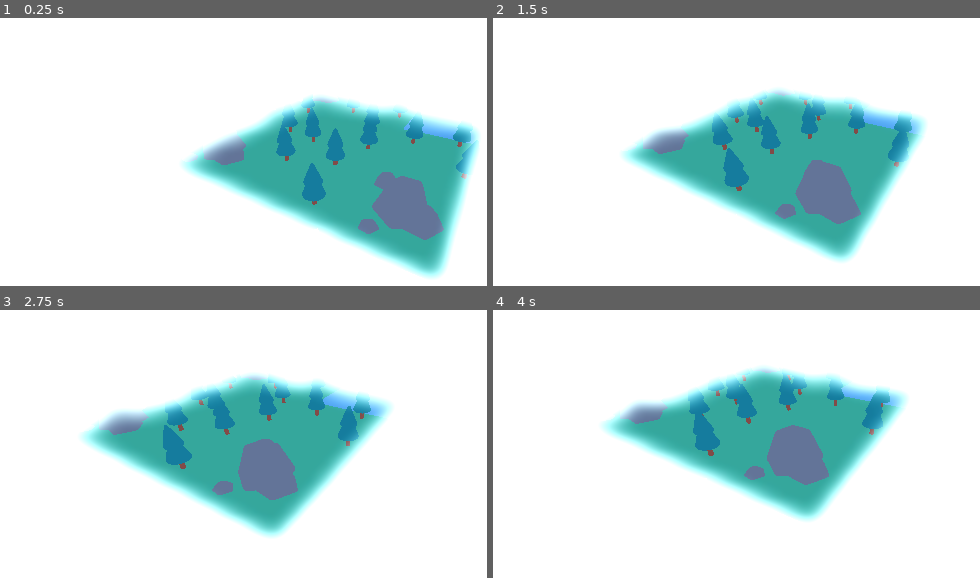
Above: before the commit, frames 1-4 (two rows, left to right).
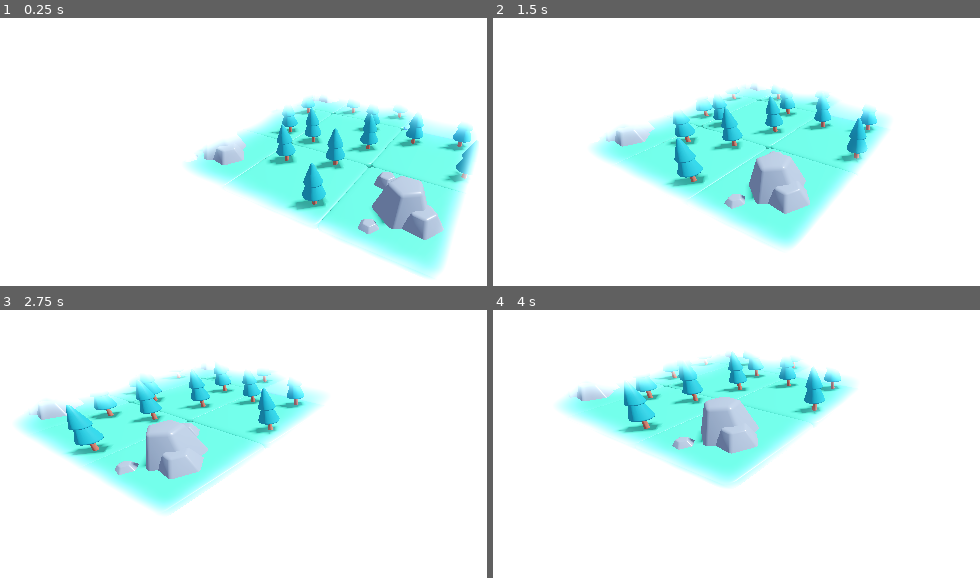
Above: after the commit, the same moments.

Repository: Marsh1173/godot-map-generation-6-24
Game: Godot game, scene res://Main.tscn
The game is run twice, just before and just after one commit, with the same random seed, the same clock (stepped at 60 frames per second) and the same inputs.
Inputs (mouse positions are in pixels of both pictures, inside the frame that each line leads up to):
- Up to frame 1 (0.25 s): no input
- Up to frame 2 (1.5 s): tap Enter at 0.5 s; move the mouse to (outside the picture) at 0.52 s; hold D 0.53-1.25 s; tap Q at 0.6 s; click (outside the picture) at 0.67 s; drag from (668, 224) to (outside the picture) at 1.27 s
- Up to frame 3 (2.75 s): tap Space at 2 s; move the mouse to (413, 395) at 2.02 s; hold D from 2.03 s (still down); tap Q at 2.1 s
- Up to frame 4 (4 s): release D at 2.75 s; drag from (outside the picture) to (590, 427) at 2.77 s; tap Enter at 3.5 s; move the mouse to (outside the picture) at 3.52 s; hold A from 3.53 s (still down); tap Q at 3.6 s

The runs differ from the first frame. In frame 1, 21% of the frame differs, in the area x 37-99%, y 29-97%; in frame 2, 26%; in frame 3, 29%, in the area x 3-81%, y 19-85%; in frame 4, 24%.

Commit message:
Map progress

Diff:
--- a/Main.tscn
+++ b/Main.tscn
@@ -1,6 +1,7 @@
-[gd_scene load_steps=4 format=3 uid="uid://b1yrg7vjufelx"]
+[gd_scene load_steps=6 format=3 uid="uid://b1yrg7vjufelx"]
 
 [ext_resource type="Script" path="res://scripts/map/generate_map.gd" id="1_yc482"]
+[ext_resource type="Script" path="res://scripts/map/map_grid.gd" id="2_u6npk"]
 
 [sub_resource type="Environment" id="Environment_myvd2"]
 background_mode = 1
@@ -38,7 +39,7 @@
 var _velocity = Vector3(0.0, 0.0, 0.0)
 var _acceleration = 30
 var _deceleration = -10
-var _vel_multiplier = 6
+var _vel_multiplier = 10
 
 # Keyboard state
 var _w = false
@@ -132,6 +133,9 @@
 		rotate_object_local(Vector3(1,0,0), deg_to_rad(-pitch))
 "
 
+[sub_resource type="NavigationMesh" id="NavigationMesh_ostge"]
+vertices_per_polygon = 4.0
+
 [node name="Game" type="Node3D"]
 script = ExtResource("1_yc482")
 
@@ -141,3 +145,16 @@
 fov = 79.6308
 script = SubResource("GDScript_4pqxg")
 sensitivity = 0.3
+
+[node name="DirectionalLight3D" type="DirectionalLight3D" parent="."]
+transform = Transform3D(0.688355, 0.569257, 0.449572, 0, -0.619779, 0.784776, 0.725374, -0.540204, -0.426628, 0, 0, 0)
+light_energy = 0.5
+shadow_enabled = true
+directional_shadow_mode = 0
+sky_mode = 1
+
+[node name="Node3D" type="Node3D" parent="."]
+script = ExtResource("2_u6npk")
+
+[node name="NavigationRegion3D" type="NavigationRegion3D" parent="Node3D"]
+navigation_mesh = SubResource("NavigationMesh_ostge")
--- a/project.godot
+++ b/project.godot
@@ -14,3 +14,7 @@
 run/main_scene="res://Main.tscn"
 config/features=PackedStringArray("4.2", "Forward Plus")
 config/icon="res://icon.svg"
+
+[autoload]
+
+UtilEnums="*res://scripts/util_enums.gd"
--- a/scripts/map/generate_map.gd
+++ b/scripts/map/generate_map.gd
@@ -1,6 +1,5 @@
 extends Node3D
 
-enum MapModuleRotation {North, South, East, West}
 enum MapModule {Grass, Mountain, Pond}
 enum GridTerrain {Grass, Water}
 
@@ -49,8 +48,8 @@
 		map.append(col)
 	return map
 
-func get_random_map_module_rotation() -> MapModuleRotation:
-	return randi_range(0, MapModuleRotation.size() - 1)
+func get_random_map_module_rotation() -> UtilEnums.CardinalRotation:
+	return randi_range(0, UtilEnums.CardinalRotation.size() - 1)
 
 func get_random_map_module() -> MapModule:
 	return randi_range(0, MapModule.size() -1)
@@ -64,13 +63,13 @@
 		MapModule.Mountain:
 			return mountain_module_scene
 
-func get_module_rotation(rotation: MapModuleRotation):
+func get_module_rotation(rotation: UtilEnums.CardinalRotation):
 	match rotation:
-		MapModuleRotation.North:
+		UtilEnums.CardinalRotation.North:
 			return 0
-		MapModuleRotation.West:
+		UtilEnums.CardinalRotation.West:
 			return PI / 2
-		MapModuleRotation.South:
+		UtilEnums.CardinalRotation.South:
 			return PI
-		MapModuleRotation.East:
+		UtilEnums.CardinalRotation.East:
 			return PI * 3 / 2
--- /dev/null
+++ b/scripts/map/grid_tile.gd
@@ -0,0 +1,7 @@
+class_name GridTile
+
+var height: int = 0
+const occupying_entites: Array[RID] = []
+
+# UtilEnums.CardinalRotation | null
+var slope = null
--- a/scripts/map/map_grid.gd
+++ b/scripts/map/map_grid.gd
@@ -1,11 +1,16 @@
 class_name MapGrid
 
-var size: Vector2
-var gridmap: Array[Array] = []
+extends Node
 
-func _init(_size: Vector2i):
-	size = _size
-
-	for i in size.x:
-		gridmap.append(Array([] )
-	gridmap.
+#var size: Vector2
+#
+## GridTile[][]
+#var gridmap: Array[Array] = []
+#
+#func _init(_size: Vector2i):
+	#size = _size
+	#
+	#for i in size.x:
+		#gridmap.append(Array([] )
+	#gridmap.
+#
--- /dev/null
+++ b/scripts/util_enums.gd
@@ -0,0 +1 @@
+enum CardinalRotation {North, South, East, West}
